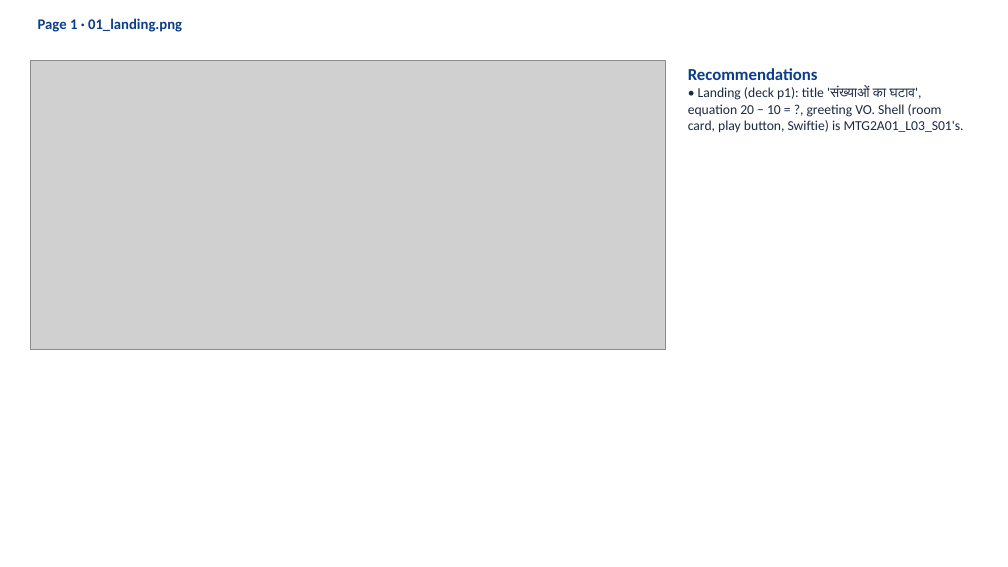
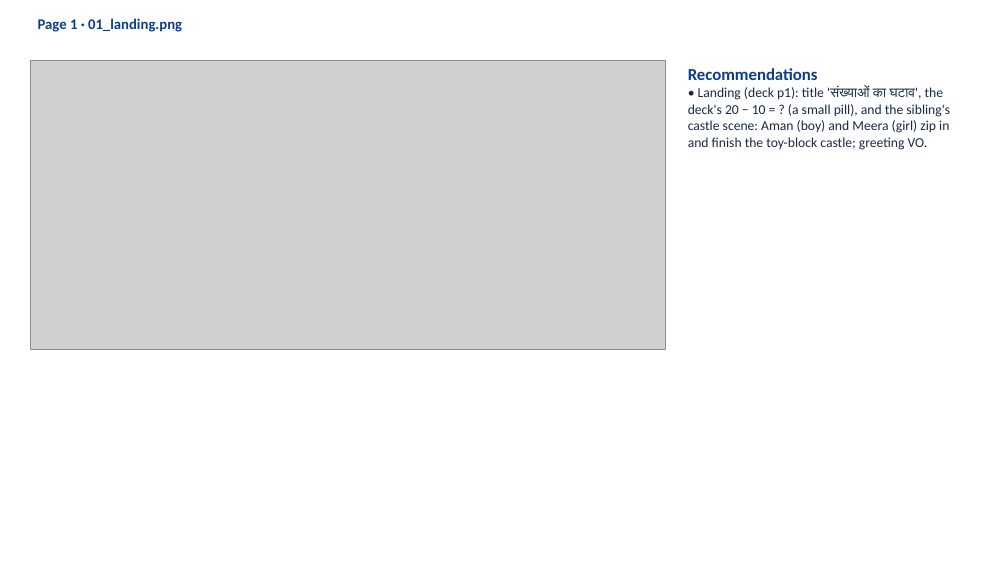
Before and after one commit to CodeWithPiyush0/MTG2A01_L04_S01-File6-, a slide deck: slide 2 of MTG2A01_L04_S01_build_v2_review.pptx. Drawn at 1008x567 pixels with LibreOffice and Linux fonts; fonts in the diff are those of the drawing; grey boxes stand for pictures. Boxes give left, top, right and bottom in pixels: in the first picture for what was removed or moved away, otherwise in the second. Text is boxed around its words. In the diff, an @@ line names an element or a change of style, - is before the commit and + after.

```diff
--- a/MTG2A01_L04_S01_build_v2_review.pptx
+++ b/MTG2A01_L04_S01_build_v2_review.pptx
@@ text at box(688, 86, 950, 150): text changed @@
-• Landing (deck p1): title 'संख्याओं का घटाव', equation 20 − 10 = ?, greeting VO. Shell (room card, play button, Swiftie) is MTG2A01_L03_S01's.
+• Landing (deck p1): title 'संख्याओं का घटाव', the deck's 20 − 10 = ? (a small pill), and the sibling's castle scene: Aman (boy) and Meera (girl) zip in and finish the toy-block castle; greeting VO.
```
Also in this commit, not shown: 2 other slides changed, 32 other files.
